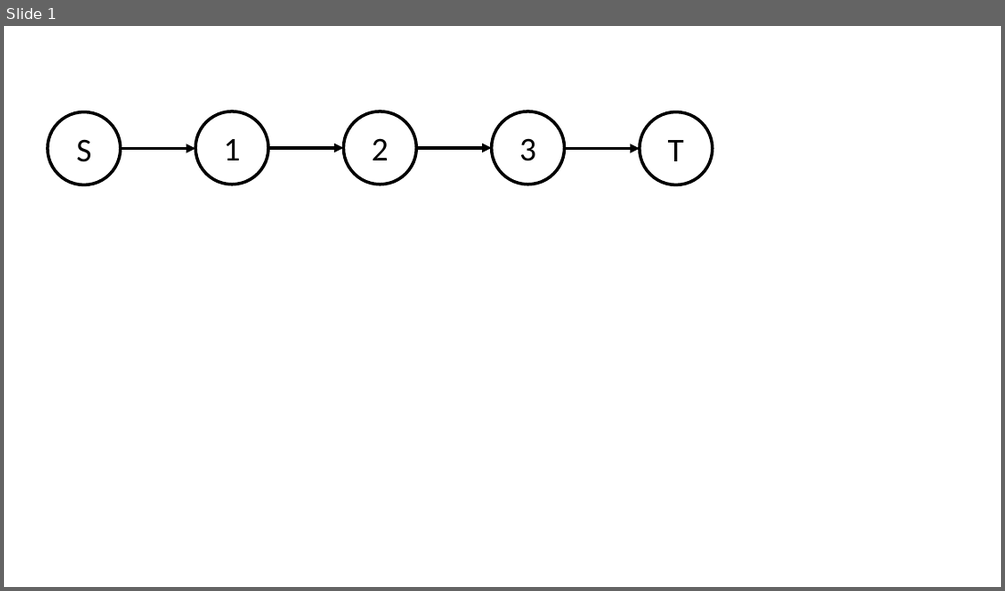
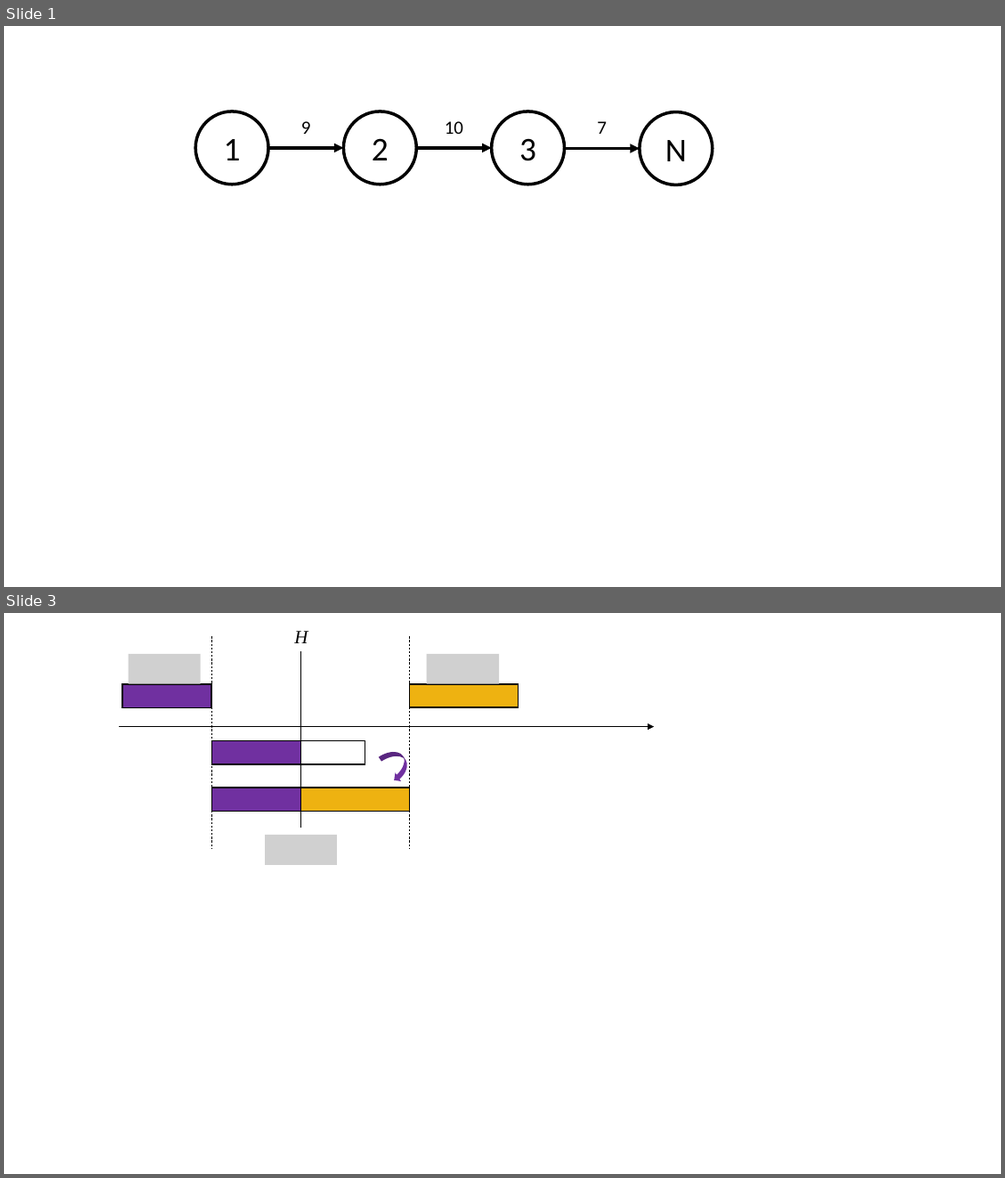
Before and after one commit to haoxiangyang89/PERT, a slide deck: Writeup/Graphs.pptx. Shown one above the other, each under a label of ours: slide 1 before the commit, slides 1 and 3 after it; the slides between them are not shown. The pictures are 1005x591 and 1005x1178 pixels, drawn with LibreOffice and Linux fonts; fonts in the diff are those of the drawing; grey boxes stand for pictures. Boxes give left, top, right and bottom in pixels: in the first picture for what was removed or moved away, otherwise in the second. Text is boxed around its words. In the diff, an @@ line names an element or a change of style, - is before the commit and + after.

```diff
--- a/Writeup/Graphs.pptx
+++ b/Writeup/Graphs.pptx
@@ slide 3 added at <box>4,613,1001,1174</box>, background #FFFFFF @@
@@ line added from (212, 636) to (212, 848), #000000 0.5 pt dashed @@
@@ text added at <box>294,631,307,643</box>, 18 pt, text #000000, italic @@
+H
@@ line added from (409, 636) to (409, 848), #000000 0.5 pt dashed @@
@@ picture added at <box>128,654,200,684</box> @@
@@ line added from (301, 651) to (301, 828), #000000 1.5 pt @@
@@ picture added at <box>427,654,499,684</box> @@
@@ rectangle added at <box>123,685,212,708</box>, fill #7030A0, outline #000000 1.5 pt @@
@@ rectangle added at <box>409,684,518,707</box>, fill #EEB211, outline #000000 1.5 pt @@
@@ arrow added from (119, 727) to (654, 727), #000000 1.5 pt @@
@@ rectangle added at <box>212,741,301,764</box>, fill #7030A0, outline #000000 1.5 pt @@
@@ rectangle added at <box>301,741,365,764</box>, outline #000000 1.5 pt @@
@@ curved left arrow added at <box>379,746,414,784</box>, fill #7030A0 @@
@@ rectangle added at <box>212,788,301,811</box>, fill #7030A0, outline #000000 1.5 pt @@
@@ rectangle added at <box>301,788,409,811</box>, fill #EEB211, outline #000000 1.5 pt @@
@@ picture added at <box>265,835,337,864</box> @@
@@ slide 1 changed as well @@
@@ ellipse removed at <box>48,112,120,184</box> @@
-S
@@ text added at <box>301,121,311,134</box>, 18 pt, text #000000 @@
+9
@@ text added at <box>445,121,463,134</box>, 18 pt, text #000000 @@
+10
@@ text added at <box>597,121,607,134</box>, 18 pt, text #000000 @@
+7
@@ arrow removed from (121, 149) to (195, 149) @@
@@ text in ellipse at <box>665,140,687,161</box>: text changed @@
-T
+N
```
Also in this commit, not shown: 6 other slides added, 16 other files.
